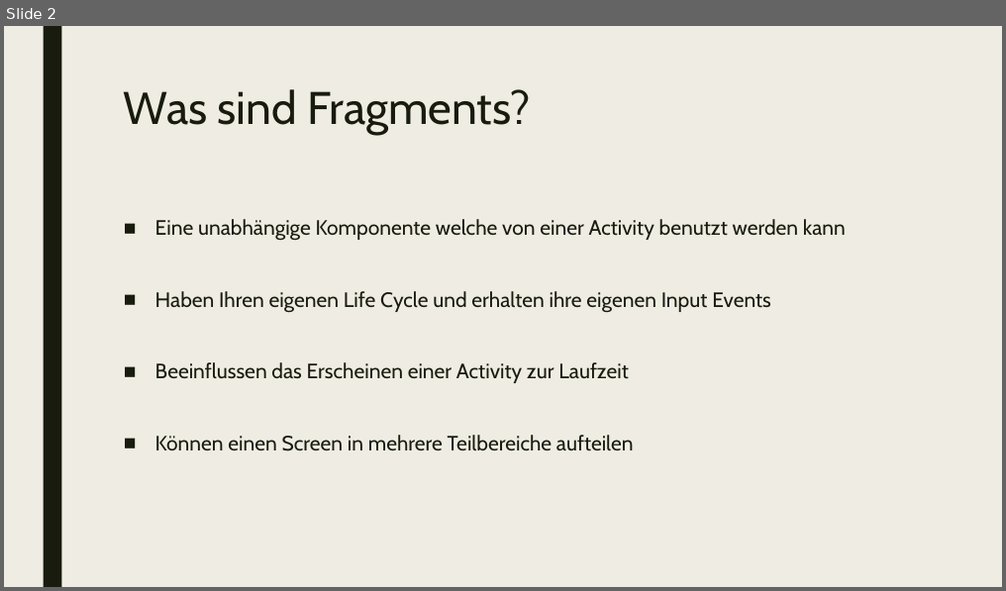
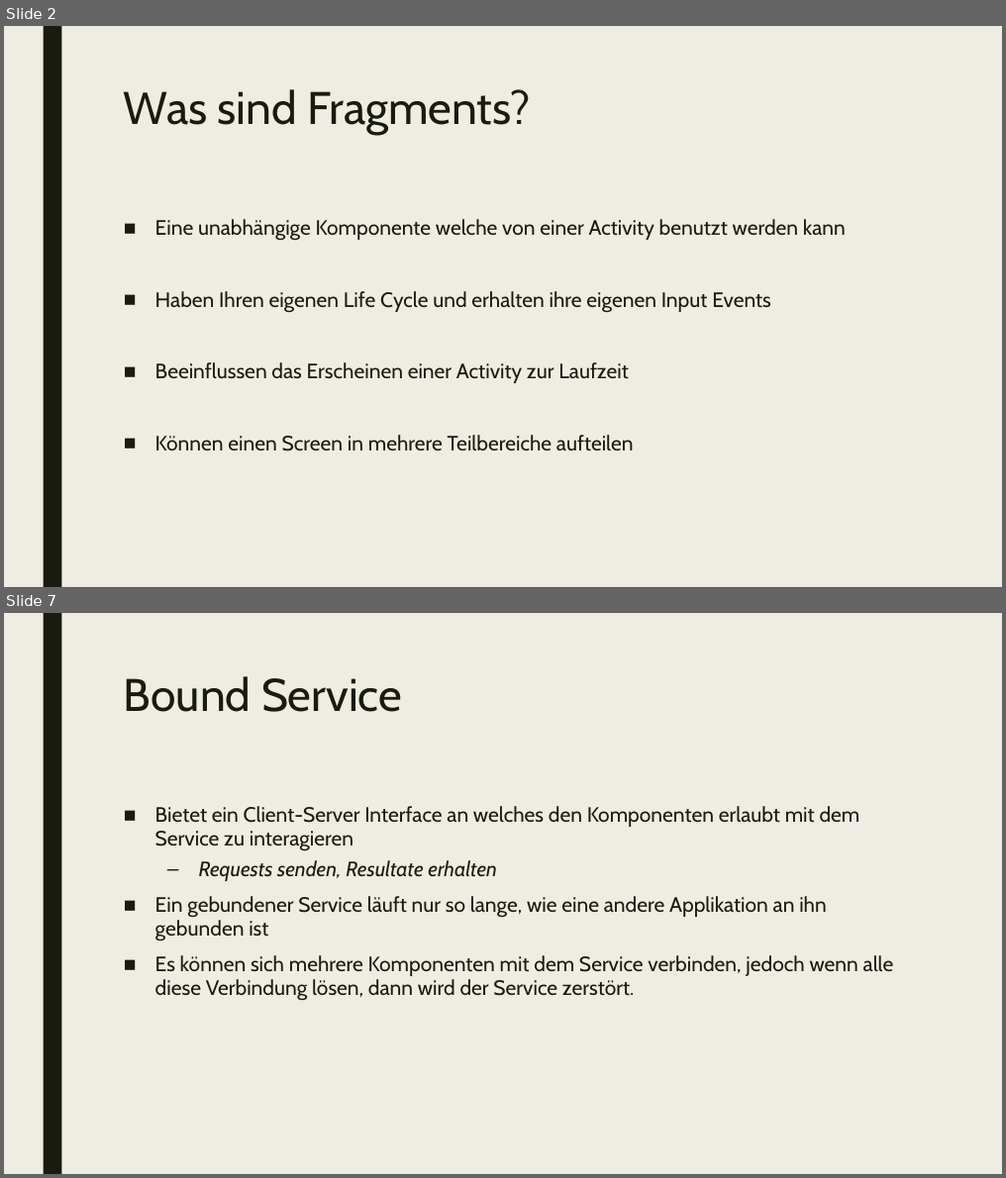
Before and after one commit to EricBuchinger/NVS_Referat, a slide deck: Fragments and Services.pptx. Shown one above the other, each under a label of ours: slide 2 before the commit, slides 2 and 7 after it; the slides between them are not shown. The pictures are 1006x591 and 1006x1178 pixels, drawn with LibreOffice and Linux fonts; fonts in the diff are those of the drawing. Boxes give left, top, right and bottom in pixels: in the first picture for what was removed or moved away, otherwise in the second. Text is boxed around its words. In the diff, an @@ line names an element or a change of style, - is before the commit and + after.

```diff
--- a/Fragments and Services.pptx
+++ b/Fragments and Services.pptx
@@ slide 7 added at <box>4,613,1002,1174</box>, background #EFEDE3; not listed: 1 template element that a slide beside it also shows @@
@@ title added at <box>124,676,402,712</box>, 44 pt, text #191B0E @@
+Bound Service
@@ text added at <box>155,806,894,1001</box>, 20 pt, text #191B0E @@
+■ Bietet ein Client-Server Interface an welches den Komponenten erlaubt mit dem Service zu interagieren
+  – Requests senden, Resultate erhalten
+■ Ein gebundener Service läuft nur so lange, wie eine andere Applikation an ihn gebunden ist
+■ Es können sich mehrere Komponenten mit dem Service verbinden, jedoch wenn alle diese Verbindung lösen, dann wird der Service zerstört.
```
Also in this commit, not shown: 5 other slides added, 11 other files.
